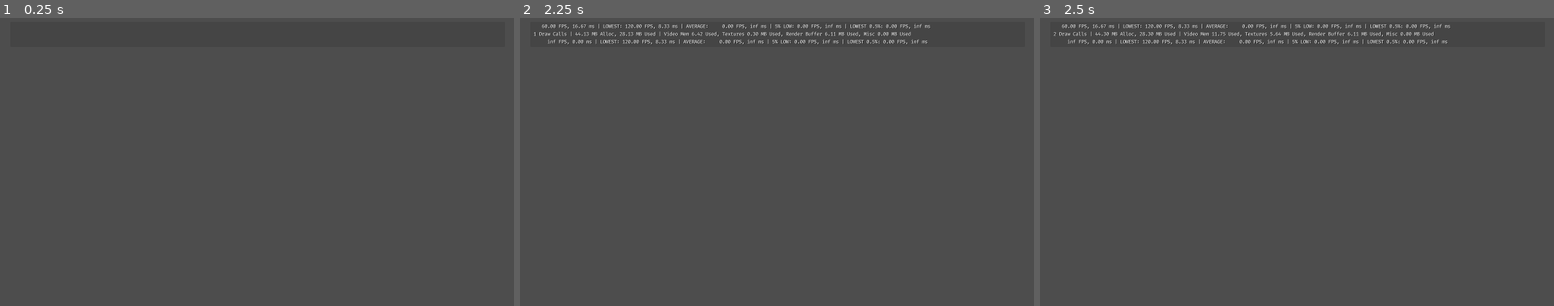
Above: before the commit, frames 1-3 (left to right).
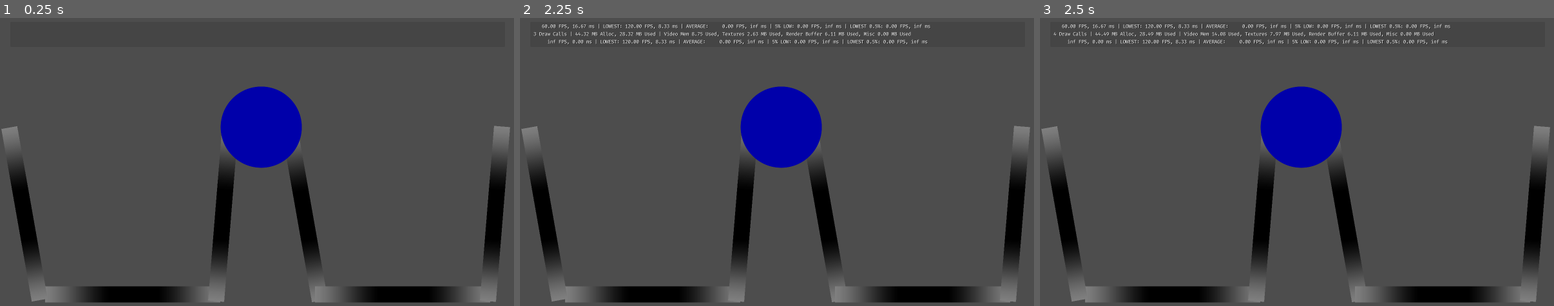
Above: after the commit, the same moments.

Repository: rchanlatte95/godot-ai-test
Game: Godot game, scene res://base.tscn
The game is run twice, just before and just after one commit, with the same random seed, the same clock (stepped at 60 frames per second) and the same inputs.
Inputs:
- Up to frame 1 (0.25 s): no input
- Up to frame 2 (2.25 s): tap Enter at 0.5, 2 s; tap Space at 1.25 s
- Up to frame 3 (2.5 s): no input

The runs differ from the first frame. In frame 1, 12% of the frame differs, in the area x 0-100%, y 23-99%; in frame 2, 12%; in frame 3, 12%, in the area x 0-100%, y 4-99%.

Commit message:
Setting up boundaries

Diff:
--- /dev/null
+++ b/snayff-ai-test/BaseActor.gd
@@ -0,0 +1,12 @@
+extends Node2D
+
+@export var Collider: CollisionShape2D
+@export var BaseSprite: Sprite2D
+@export_range (0.1, 100.0) var Collider_Size: float
+
+var Ref_Id: RID
+var Col_Id: RID
+var Parent: Node2D = get_parent()
+
+func _ready() -> void:
+	pass
--- /dev/null
+++ b/snayff-ai-test/Rigidbody-Actor.tscn
@@ -0,0 +1,20 @@
+[gd_scene load_steps=4 format=3 uid="uid://b2tdvcmkefdf3"]
+
+[ext_resource type="Script" path="res://RigidbodyActor.gd" id="1_p1knm"]
+[ext_resource type="Texture2D" uid="uid://dd0m8tiq8q4x3" path="res://icon.svg" id="2_2fv7d"]
+
+[sub_resource type="RectangleShape2D" id="RectangleShape2D_u238x"]
+size = Vector2(18, 18)
+
+[node name="Rigidbody-Actor" type="RigidBody2D" node_paths=PackedStringArray("RigidBody", "Collider", "BaseSprite")]
+script = ExtResource("1_p1knm")
+RigidBody = NodePath(".")
+Collider = NodePath("CollisionShape2D")
+BaseSprite = NodePath("Sprite2D")
+
+[node name="CollisionShape2D" type="CollisionShape2D" parent="."]
+shape = SubResource("RectangleShape2D_u238x")
+
+[node name="Sprite2D" type="Sprite2D" parent="."]
+scale = Vector2(0.14, 0.14)
+texture = ExtResource("2_2fv7d")
--- /dev/null
+++ b/snayff-ai-test/RigidbodyActor.gd
@@ -0,0 +1,6 @@
+extends "BaseActor.gd"
+
+@export var RigidBody: RigidBody2D
+
+func _ready() -> void:
+	pass
--- a/snayff-ai-test/base.tscn
+++ b/snayff-ai-test/base.tscn
@@ -1,11 +1,23 @@
-[gd_scene load_steps=5 format=3 uid="uid://dvafunx54qqqm"]
+[gd_scene load_steps=9 format=3 uid="uid://dvafunx54qqqm"]
 
 [ext_resource type="FontFile" uid="uid://cow454xevasx7" path="res://FiraCode-Retina.ttf" id="1_e8nri"]
 [ext_resource type="Script" path="res://diagnostics.gd" id="1_jqxe1"]
 [ext_resource type="Script" path="res://physics_scene.gd" id="3_boxhb"]
-
-[sub_resource type="RectangleShape2D" id="RectangleShape2D_tgl7e"]
-size = Vector2(1742, 1056)
+[ext_resource type="Texture2D" uid="uid://2cp1m4jt4fmm" path="res://Pan_Blue_Circle.png" id="4_716xq"]
+
+[sub_resource type="Gradient" id="Gradient_b1vyg"]
+interpolation_mode = 2
+offsets = PackedFloat32Array(0, 0.3687, 0.64191, 1)
+colors = PackedColorArray(0.501407, 0.501406, 0.501406, 1, 0, 0, 0, 1, 0, 0, 0, 1, 0.501407, 0.501406, 0.501406, 1)
+
+[sub_resource type="GradientTexture1D" id="GradientTexture1D_xjbjn"]
+gradient = SubResource("Gradient_b1vyg")
+
+[sub_resource type="RectangleShape2D" id="RectangleShape2D_1c28l"]
+size = Vector2(257, 50)
+
+[sub_resource type="CircleShape2D" id="CircleShape2D_wckvl"]
+radius = 129.0
 
 [node name="base" type="Node2D"]
 
@@ -94,12 +106,95 @@
 
 [node name="scn" type="Node2D" parent="."]
 
-[node name="PhysicsScene" type="Node2D" parent="scn"]
+[node name="PhysicsScene" type="Node2D" parent="scn" node_paths=PackedStringArray("Boundary")]
 script = ExtResource("3_boxhb")
-
-[node name="Area2D" type="Area2D" parent="scn/PhysicsScene"]
-
-[node name="CollisionShape2D" type="CollisionShape2D" parent="scn/PhysicsScene/Area2D"]
-z_as_relative = false
-position = Vector2(800, 450)
-shape = SubResource("RectangleShape2D_tgl7e")
+Boundary = NodePath("")
+
+[node name="Boundary" type="Sprite2D" parent="scn/PhysicsScene"]
+position = Vector2(412, 864)
+scale = Vector2(2.125, 50)
+texture = SubResource("GradientTexture1D_xjbjn")
+
+[node name="StaticBody2D" type="StaticBody2D" parent="scn/PhysicsScene/Boundary"]
+scale = Vector2(1, 0.02)
+
+[node name="CollisionShape2D" type="CollisionShape2D" parent="scn/PhysicsScene/Boundary/StaticBody2D"]
+position = Vector2(0.499996, 0)
+shape = SubResource("RectangleShape2D_1c28l")
+
+[node name="Boundary2" type="Sprite2D" parent="scn/PhysicsScene"]
+position = Vector2(76, 614)
+rotation = 1.39626
+scale = Vector2(2.125, 50)
+texture = SubResource("GradientTexture1D_xjbjn")
+
+[node name="StaticBody2D" type="StaticBody2D" parent="scn/PhysicsScene/Boundary2"]
+scale = Vector2(1, 0.02)
+
+[node name="CollisionShape2D" type="CollisionShape2D" parent="scn/PhysicsScene/Boundary2/StaticBody2D"]
+position = Vector2(0.499996, 0)
+shape = SubResource("RectangleShape2D_1c28l")
+
+[node name="Boundary6" type="Sprite2D" parent="scn/PhysicsScene"]
+position = Vector2(946, 616)
+rotation = 1.39626
+scale = Vector2(2.125, 50)
+texture = SubResource("GradientTexture1D_xjbjn")
+
+[node name="StaticBody2D" type="StaticBody2D" parent="scn/PhysicsScene/Boundary6"]
+scale = Vector2(1, 0.02)
+
+[node name="CollisionShape2D" type="CollisionShape2D" parent="scn/PhysicsScene/Boundary6/StaticBody2D"]
+position = Vector2(0.499996, 0)
+shape = SubResource("RectangleShape2D_1c28l")
+
+[node name="Boundary3" type="Sprite2D" parent="scn/PhysicsScene"]
+position = Vector2(1249.85, 864.209)
+scale = Vector2(2.125, 50)
+texture = SubResource("GradientTexture1D_xjbjn")
+
+[node name="StaticBody2D" type="StaticBody2D" parent="scn/PhysicsScene/Boundary3"]
+scale = Vector2(1, 0.02)
+
+[node name="CollisionShape2D" type="CollisionShape2D" parent="scn/PhysicsScene/Boundary3/StaticBody2D"]
+position = Vector2(0.499996, 0)
+shape = SubResource("RectangleShape2D_1c28l")
+
+[node name="Boundary4" type="Sprite2D" parent="scn/PhysicsScene"]
+position = Vector2(1537, 614)
+rotation = 1.65155
+scale = Vector2(2.125, 50)
+texture = SubResource("GradientTexture1D_xjbjn")
+
+[node name="StaticBody2D" type="StaticBody2D" parent="scn/PhysicsScene/Boundary4"]
+scale = Vector2(1, 0.02)
+
+[node name="CollisionShape2D" type="CollisionShape2D" parent="scn/PhysicsScene/Boundary4/StaticBody2D"]
+position = Vector2(0.499996, 0)
+shape = SubResource("RectangleShape2D_1c28l")
+
+[node name="Boundary5" type="Sprite2D" parent="scn/PhysicsScene"]
+position = Vector2(693, 614)
+rotation = 1.65155
+scale = Vector2(2.125, 50)
+texture = SubResource("GradientTexture1D_xjbjn")
+
+[node name="StaticBody2D" type="StaticBody2D" parent="scn/PhysicsScene/Boundary5"]
+scale = Vector2(1, 0.02)
+
+[node name="CollisionShape2D" type="CollisionShape2D" parent="scn/PhysicsScene/Boundary5/StaticBody2D"]
+position = Vector2(0.499996, 0)
+shape = SubResource("RectangleShape2D_1c28l")
+
+[node name="CircleBoundary" type="Sprite2D" parent="scn/PhysicsScene"]
+position = Vector2(811, 345)
+scale = Vector2(0.375, 0.375)
+texture = ExtResource("4_716xq")
+
+[node name="StaticBody2D" type="StaticBody2D" parent="scn/PhysicsScene/CircleBoundary"]
+position = Vector2(0, 10.6667)
+scale = Vector2(2.66667, 2.66667)
+
+[node name="CollisionShape2D" type="CollisionShape2D" parent="scn/PhysicsScene/CircleBoundary/StaticBody2D"]
+position = Vector2(-3.8147e-06, -4)
+shape = SubResource("CircleShape2D_wckvl")
--- a/snayff-ai-test/diagnostics.gd
+++ b/snayff-ai-test/diagnostics.gd
@@ -216,6 +216,7 @@
 	lowest_fps = fps if fps < lowest_fps else lowest_fps
 
 	if (avg_buffer_idx >= AVG_BUFFER_SIZE):
+
 		TabulateTimeStats()
 		TabulatePhysicsTimeStats()
 
--- a/snayff-ai-test/physics_scene.gd
+++ b/snayff-ai-test/physics_scene.gd
@@ -1,11 +1,11 @@
 extends Node2D
 
-@export var PhysicsSpace: Area2D
+@export var Boundary: Area2D
 
-# Called when the node enters the scene tree for the first time.
+var Newton = PhysicsServer2D
+
 func _ready() -> void:
-	pass # Replace with function body.
+	pass
 
-# Called every frame. 'delta' is the elapsed time since the previous frame.
-func _process(delta: float) -> void:
+func _physics_process(delta: float) -> void:
 	pass
Binary file added: snayff-ai-test/Pan_Blue_Circle.png
Not shown, added: snayff-ai-test/Pan_Blue_Circle.png.import
